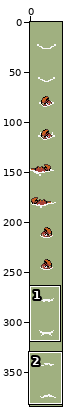
A sprite sheet gets an edit: graphics/krabby.png. Above, an overview of the earlier version with the close-up marked.
Close-up. As it was:
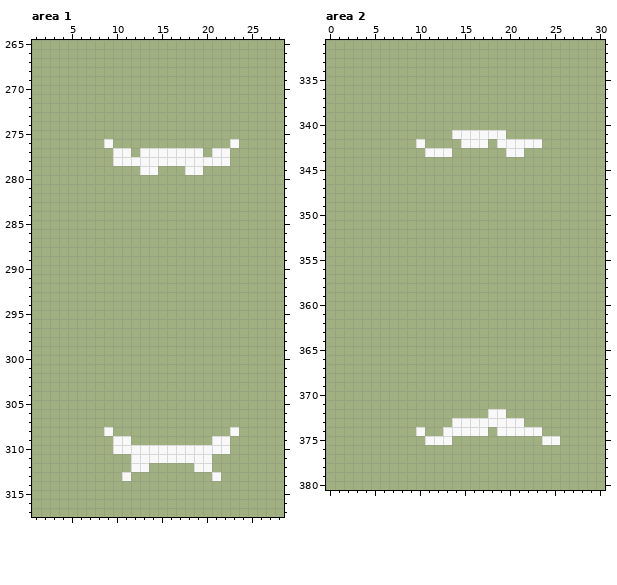
The file is 32x384 pixels. Shown: area 1: x 1..28, y 265..317; area 2: x 0..30, y 331..380. The commit also changed other parts of the picture, which this record leaves out.
And afterwards:
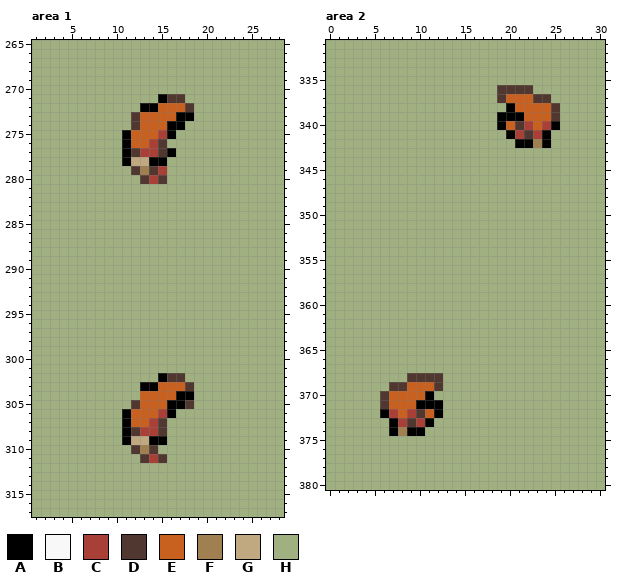
Palette (. is transparent): A #000000  B #f8f8f8  C #a84038  D #503830  E #c86020  F #a08050  G #c0a880  H #a0b080
Edits made:
Changed rows in their new state; - is an unchanged pixel.
Area 1:
first column x 9:
271 ------ADD------
272 ----AAEEED-----
273 ---DEEEEAA-----
274 ---DEEEAA------
275 --AEEECA-------
276 H-AEECD-------H
277 -HADCCDAHHH-HH-
278 -HAGGAAHHHHHHH-
279 ---DFDC--HH----
280 ----DCD--------
first column x 9:
302 ------ADD------
303 ----AAEEED-----
304 ----EEEEAA-----
305 ---DEEEAAD-----
306 --AEEECA-------
307 --AEECD--------
308 H-ADCCD-------H
309 -HAGGAA-----HH-
310 -HHDFDHHHHHHHH-
311 ---HDCDHHHHH---
312 ---HH-----HH---
313 --H---------H--
Area 2:
first column x 10:
336 ---------DDDD---
337 ---------DEEEDD-
338 ----------AEEEED
339 ---------AAAEEED
340 ---------AEDCECA
341 ----HHHHHHACDCA-
342 H----HHH-HHAAFA-
343 -HHH------HH----
first column x 6:
368 ---DDDD-------------
369 -DDEEED-------------
370 DEEEEA--------------
371 DEEEAAA-------------
372 ACECDEA-----HH------
373 -ACDCA--HHHHHHHH----
374 -AFAA--HHHHH-HHHHH--
375 -----HHH----------HH
Where, in picture pixels (left, top, right, bottom), the same in both close-ups:
changed: (104, 94, 239, 184)
changed: (104, 373, 239, 481)
changed: (416, 85, 560, 157)
changed: (380, 373, 560, 445)
